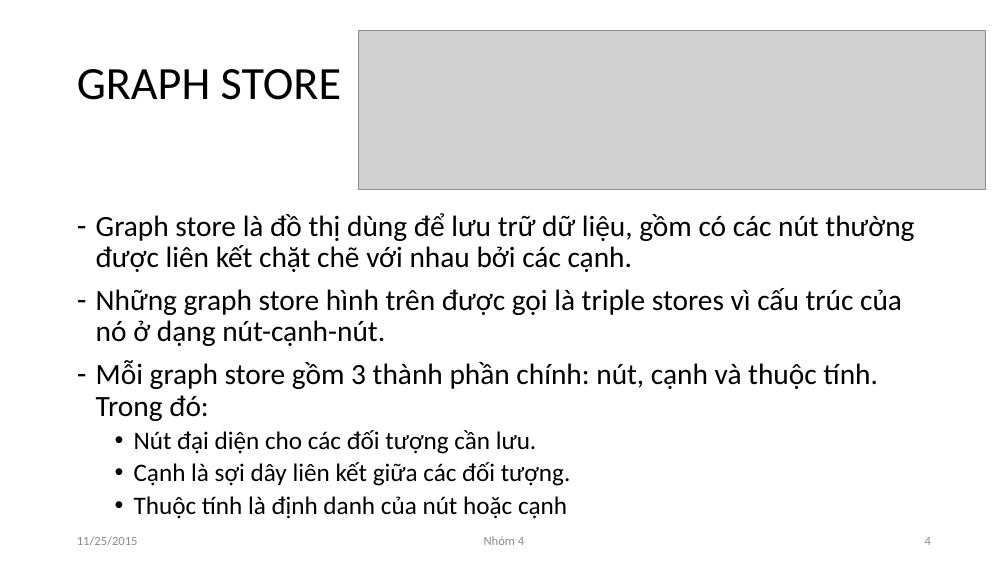
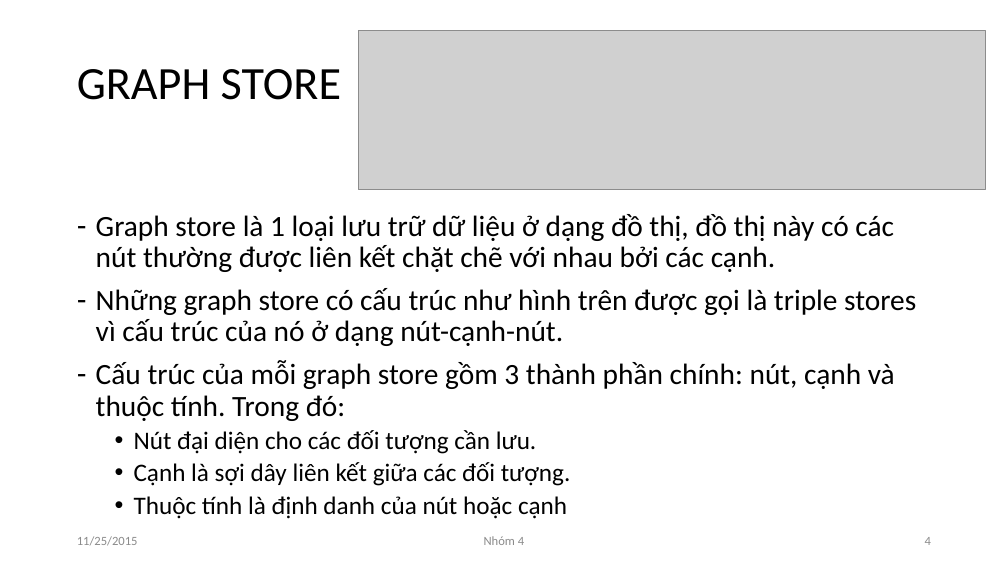
Before and after one commit to NguyenDucHoangLong/Group_4_HTTTHD, a slide deck: slide 4 of Document/Seminar/Slide/N04_SlideThuyetTrinh_v1.pptx. Drawn at 1008x567 pixels with LibreOffice and Linux fonts; fonts in the diff are those of the drawing; grey boxes stand for pictures. Boxes give left, top, right and bottom in pixels: in the first picture for what was removed or moved away, otherwise in the second. Text is boxed around its words. In the diff, an @@ line names an element or a change of style, - is before the commit and + after.

```diff
--- a/Document/Seminar/Slide/N04_SlideThuyetTrinh_v1.pptx
+++ b/Document/Seminar/Slide/N04_SlideThuyetTrinh_v1.pptx
@@ text at [96,214,916,421]: text changed @@
-– Graph store là đồ thị dùng để lưu trữ dữ liệu, gồm có các nút thường được liên kết chặt chẽ với nhau bởi các cạnh.
-– Những graph store hình trên được gọi là triple stores vì cấu trúc của nó ở dạng nút-cạnh-nút.
-– Mỗi graph store gồm 3 thành phần chính: nút, cạnh và thuộc tính. Trong đó:
+– Graph store là 1 loại lưu trữ dữ liệu ở dạng đồ thị, đồ thị này có các nút thường được liên kết chặt chẽ với nhau bởi các cạnh.
+– Những graph store có cấu trúc như hình trên được gọi là triple stores vì cấu trúc của nó ở dạng nút-cạnh-nút.
+– Cấu trúc của mỗi graph store gồm 3 thành phần chính: nút, cạnh và thuộc tính. Trong đó:
```
Also in this commit, not shown: 6 other slides changed.
